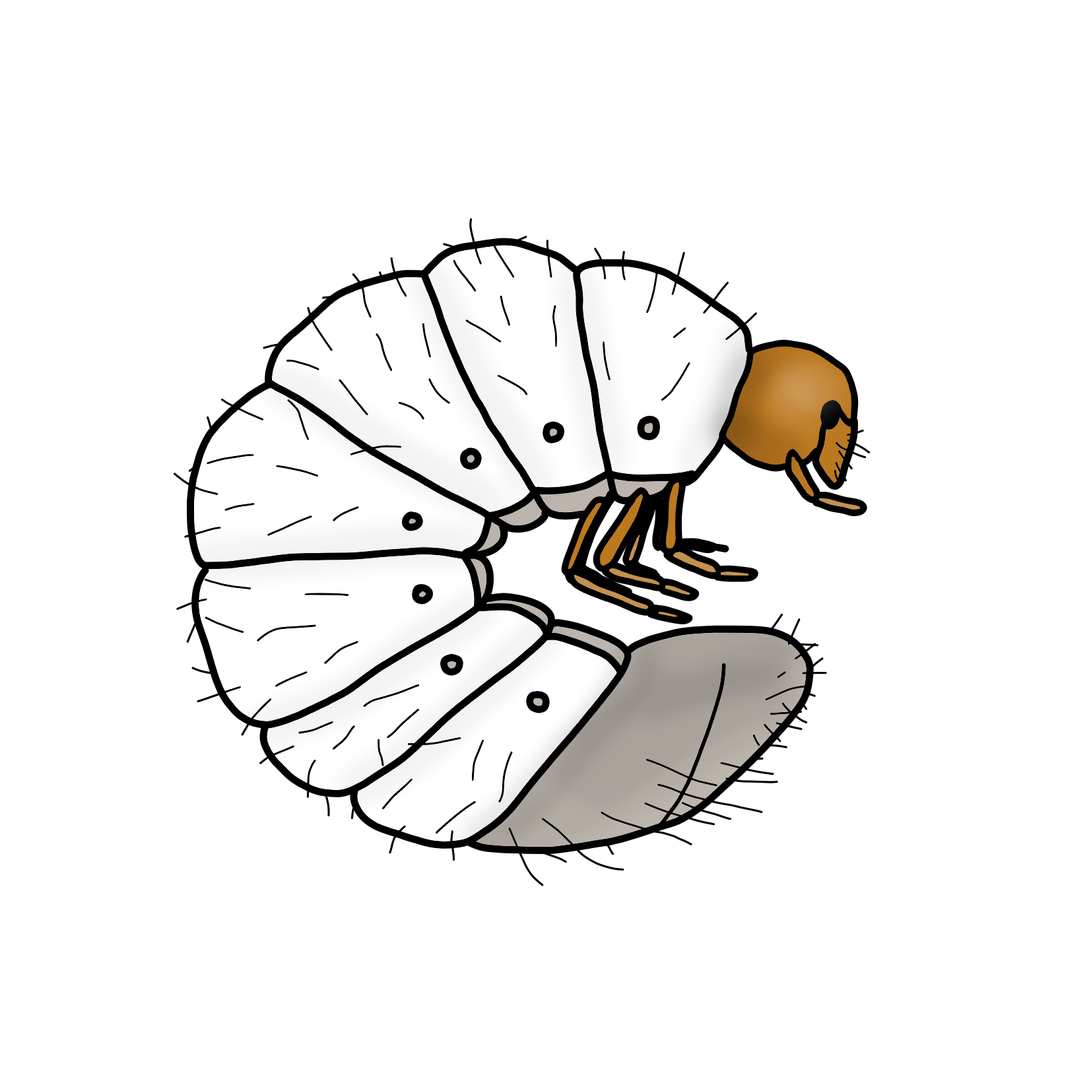
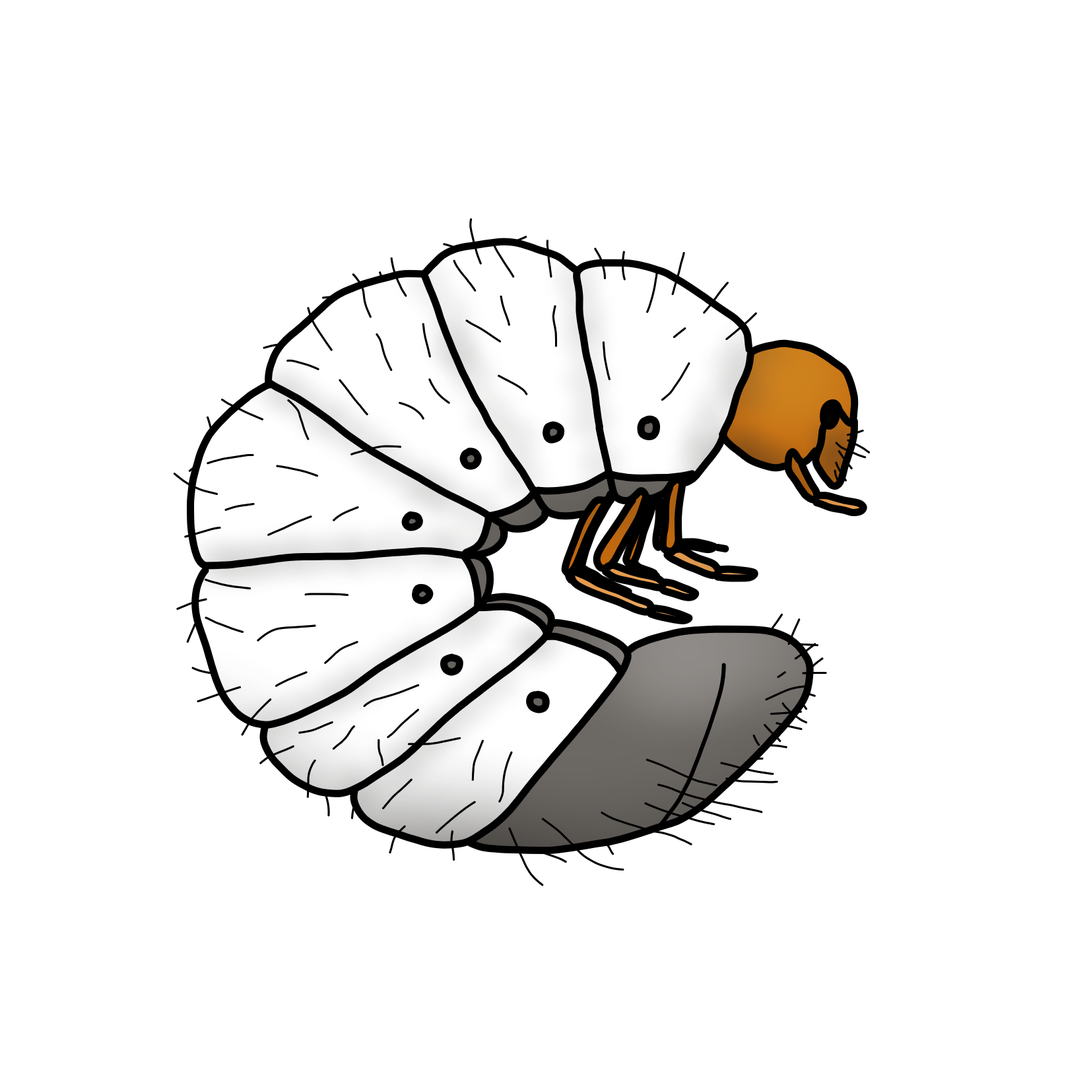
The second 1091 × 1091 image is a revision of the first. Changes to its layers:
removed group "Group 3" (2 layers) over 194, 245, 861, 848
removed layer "Paint Layer 2" from group "Group 3" over 194, 245, 861, 848
removed layer "Copy of Paint Layer 1" from group "Group 3" over 194, 245, 861, 848
added group "Foreground" with 4 layers above "Background" over 194, 245, 861, 848
renamed "Paint Layer 1" to "Lineart", showed it, moved it into group "Foreground", painted on it over 194, 245, 861, 848
added layer "Highlights" (soft light, 68%) in group "Foreground" over 211, 245, 861, 761
added layer "Shadows" in group "Foreground" over 194, 245, 861, 848
added layer "Color" in group "Foreground" over 194, 245, 861, 848
renamed "Paint Layer 4" to "Background", painted on it over 194, 245, 861, 848
